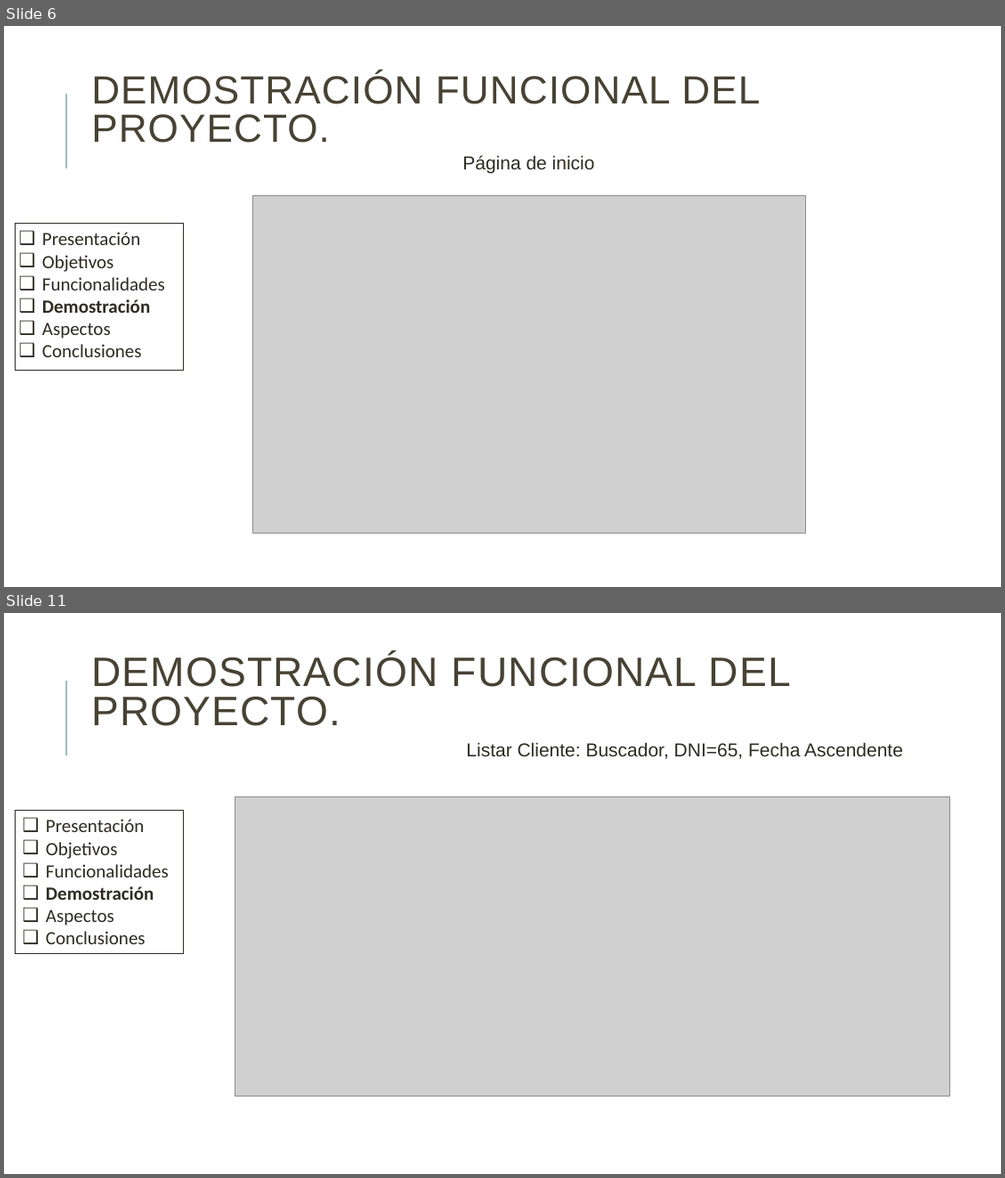
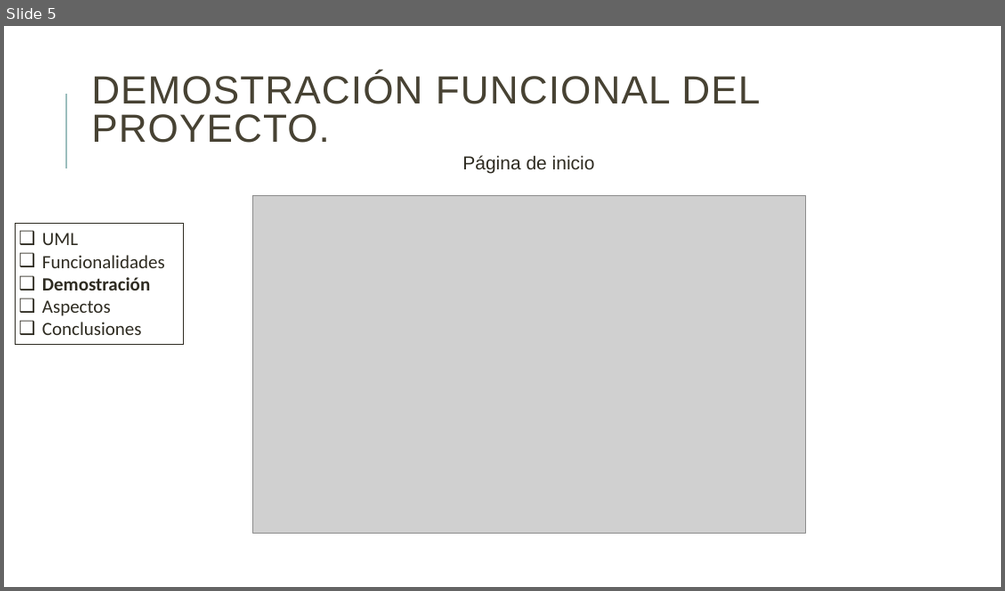
Before and after one commit to danielallhoff/M17-G4-AirDSS, a slide deck: AIRDSS.pptx. Shown one above the other, each under a label of ours: slides 6 and 11 before the commit, slide 5 after it; the slides between them are not shown. The pictures are 1005x1178 and 1005x591 pixels, drawn with LibreOffice and Linux fonts; fonts in the diff are those of the drawing; grey boxes stand for pictures. Boxes give left, top, right and bottom in pixels: in the first picture for what was removed or moved away, otherwise in the second. Text is boxed around its words. In the diff, an @@ line names an element or a change of style, - is before the commit and + after.

```diff
--- a/AIRDSS.pptx
+++ b/AIRDSS.pptx
@@ slide 11 removed at [4, 613, 1001, 1174], background #FFFFFF; not listed: 1 template element that a slide beside it also shows @@
@@ title removed at [91, 653, 791, 726] @@
-DEMOSTRACIÓN FUNCIONAL DEL PROYECTO.
@@ text removed at [466, 742, 903, 759] @@
-Listar Cliente: Buscador, DNI=65, Fecha Ascendente
@@ picture removed at [235, 797, 950, 1096] @@
@@ rectangle removed at [16, 811, 184, 954] @@
-❑ Presentación
-❑ Objetivos
-❑ Funcionalidades
-❑ Demostración
-❑ Aspectos
-❑ Conclusiones
@@ what was slide 6 is now slide 5 @@
@@ slide 5 changed as well @@
@@ rectangle "UML": place and size @@
-rectangle "UML" at [16, 224, 184, 370]
+rectangle "UML" at [16, 224, 184, 345]
@@ text in rectangle at [42, 232, 78, 245]: text changed @@
-❑ Presentación
-❑ Objetivos
+❑ UML
```
Also in this commit, not shown: 6 other slides changed, 18 other slides removed.
